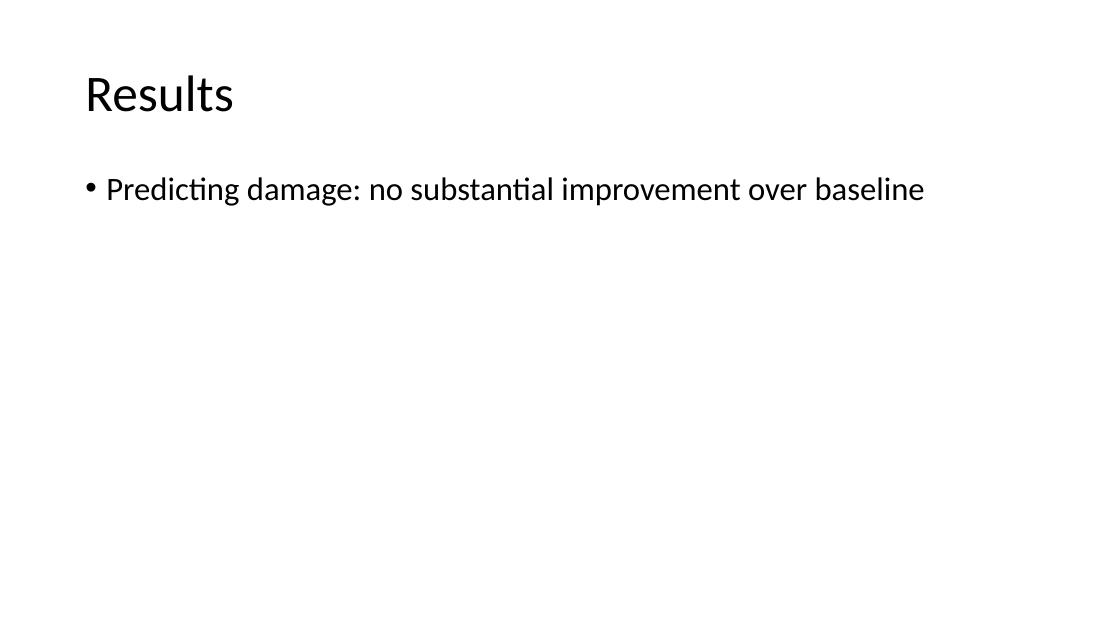
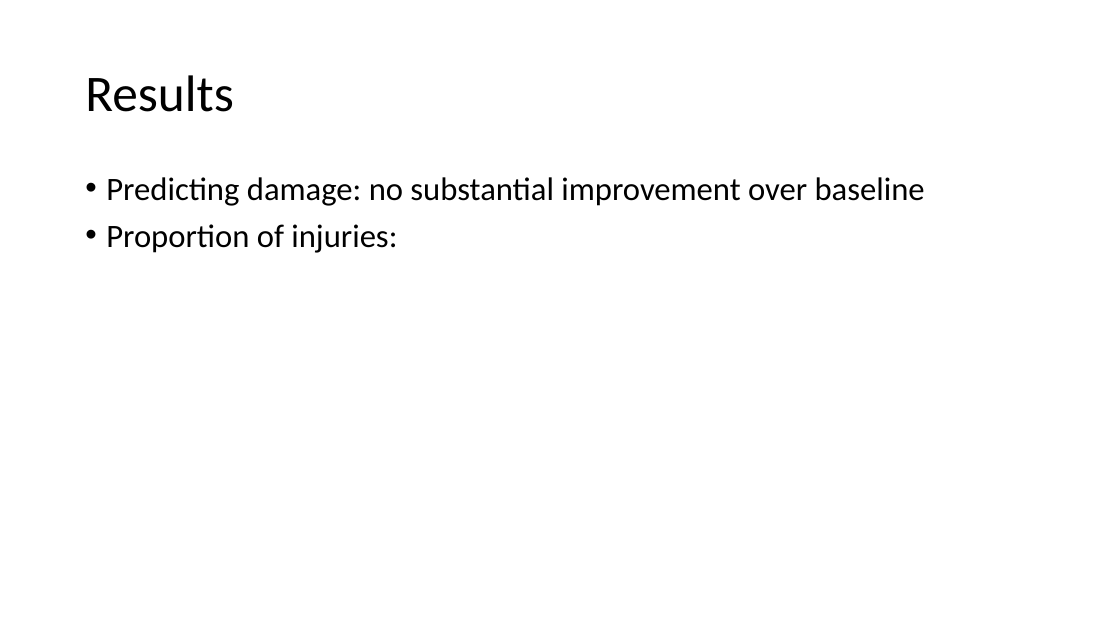
Before and after one commit to TheErdosInstitute-Summer2025-Project/aviation-project, a slide deck: slide 9 of checkpoints/presentation.pptx (slide 7 before the commit). Drawn at 1120x630 pixels with LibreOffice and Linux fonts; fonts in the diff are those of the drawing. Boxes give left, top, right and bottom in pixels: in the first picture for what was removed or moved away, otherwise in the second. Text is boxed around its words. In the diff, an @@ line names an element or a change of style, - is before the commit and + after.

```diff
--- a/checkpoints/presentation.pptx
+++ b/checkpoints/presentation.pptx
@@ text at bbox=[106, 224, 397, 253]: paragraph added @@
+• Proportion of injuries:
```
Also in this commit, not shown: 2 other slides changed, 2 slides added.
